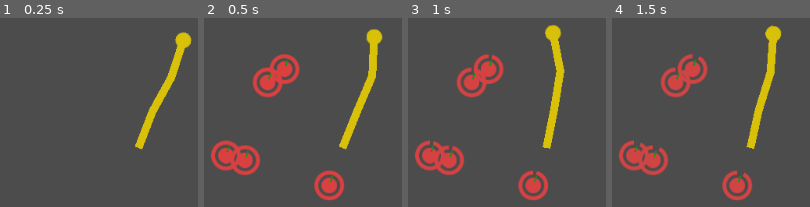
Above: before the commit, frames 1-4 (left to right).
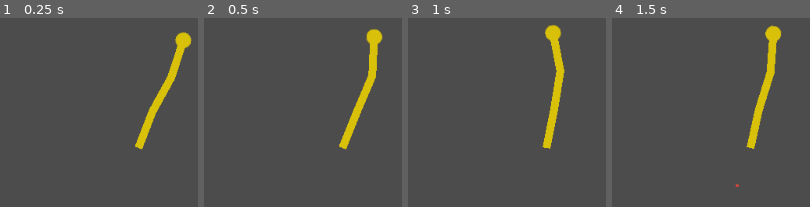
Above: after the commit, the same moments.

Repository: AnJ95/tectonicGiraffe
Game: Godot game, scene res://main/Main.tscn
Same seed, same stepped clock (60 frames per second), same inputs: the game is played once before the commit and once after it.
Inputs:
- Up to frame 1 (0.25 s): no input
- Up to frame 2 (0.5 s): no input
- Up to frame 3 (1 s): tap W (key_0) at 0.6 s
- Up to frame 4 (1.5 s): tap A (key_1) at 1.35 s

Frame 1 is identical in both runs. In frame 2, 7.6% of the frame differs, in the area x 3-71%, y 19-97%; in frame 3, 7.4%; in frame 4, 7.1%.

Commit message:
Made Fruits growing

Diff:
--- a/fruit/Fruit.gd
+++ b/fruit/Fruit.gd
@@ -4,7 +4,9 @@
 
 onready var modulator = $Modulator
 onready var progress = $Modulator/TextureProgress
+onready var animationPlayer = $AnimationPlayer
 
+var is_grown = false
 var is_collected = false
 
 var lifetime_max = 12.0
@@ -15,7 +17,21 @@
     progress.max_value = lifetime_max
     progress.step = lifetime_max / 100.0
 
+    $Modulator/circle.scale = Vector2(0,0)
+    $ColorRect.rect_scale = Vector2(0,0)
+
+    animationPlayer.connect("animation_finished", self, "done_growing")
+    animationPlayer.play("grow")
+    progress.hide()
+
+func done_growing():
+    progress.show()
+    is_grown = true
+
 func _process(delta):
+    if !is_grown:
+        return
+
     lifetime += delta
 
     progress.value = lifetime_max - lifetime
--- a/fruit/Fruit.tscn
+++ b/fruit/Fruit.tscn
@@ -9,6 +9,50 @@
 colors = PoolColorArray( 0.862745, 0.254902, 0.254902, 1, 0.601562, 0.337072, 0.337072, 1, 0.164062, 0.0756147, 0.0110717, 1 )
 
 [sub_resource type="CircleShape2D" id=1]
+
+[sub_resource type="Animation" id=3]
+resource_name = "grow"
+length = 2.0
+tracks/0/type = "bezier"
+tracks/0/path = NodePath("Modulator/circle:scale:x")
+tracks/0/interp = 1
+tracks/0/loop_wrap = true
+tracks/0/imported = false
+tracks/0/enabled = true
+tracks/0/keys = {
+"points": PoolRealArray( 0, -0.25, 0, 0.25, 0, 1, -0.25, 0, 0.25, 0 ),
+"times": PoolRealArray( 0, 2 )
+}
+tracks/1/type = "bezier"
+tracks/1/path = NodePath("Modulator/circle:scale:y")
+tracks/1/interp = 1
+tracks/1/loop_wrap = true
+tracks/1/imported = false
+tracks/1/enabled = true
+tracks/1/keys = {
+"points": PoolRealArray( 0, -0.25, 0, 0.25, 0, 1, -0.25, 0, 0.25, 0 ),
+"times": PoolRealArray( 0, 2 )
+}
+tracks/2/type = "bezier"
+tracks/2/path = NodePath("ColorRect:rect_scale:x")
+tracks/2/interp = 1
+tracks/2/loop_wrap = true
+tracks/2/imported = false
+tracks/2/enabled = true
+tracks/2/keys = {
+"points": PoolRealArray( 0, -0.25, 0, 0.25, 0, 1, -0.25, 0, 0.25, 0 ),
+"times": PoolRealArray( 0, 2 )
+}
+tracks/3/type = "bezier"
+tracks/3/path = NodePath("ColorRect:rect_scale:y")
+tracks/3/interp = 1
+tracks/3/loop_wrap = true
+tracks/3/imported = false
+tracks/3/enabled = true
+tracks/3/keys = {
+"points": PoolRealArray( 0, -0.25, 0, 0.25, 0, 1, -0.25, 0, 0.25, 0 ),
+"times": PoolRealArray( 0, 2 )
+}
 
 [node name="Fruit" type="Node2D" groups=[
 "Fruit",
@@ -21,6 +65,7 @@
 position = Vector2( -20, -20 )
 
 [node name="TextureProgress" type="TextureProgress" parent="Modulator"]
+modulate = Color( 1, 1, 1, 0.541176 )
 margin_right = 40.0
 margin_bottom = 40.0
 value = 90.0
@@ -35,11 +80,12 @@
 texture = ExtResource( 2 )
 
 [node name="ColorRect" type="ColorRect" parent="."]
-margin_left = 3.0
-margin_top = -12.0
-margin_right = 5.0
-margin_bottom = -4.0
+margin_left = -1.5
+margin_top = -14.0
+margin_right = 0.5
+margin_bottom = -6.0
 rect_rotation = 19.6
+rect_pivot_offset = Vector2( 1.5, 14 )
 color = Color( 0.105882, 0.568627, 0.0901961, 1 )
 __meta__ = {
 "_edit_use_anchors_": false
@@ -51,3 +97,6 @@
 [node name="CollisionShape2D" type="CollisionShape2D" parent="Area2D"]
 scale = Vector2( 1.5, 1.5 )
 shape = SubResource( 1 )
+
+[node name="AnimationPlayer" type="AnimationPlayer" parent="."]
+anims/grow = SubResource( 3 )
--- a/main/Main.gd
+++ b/main/Main.gd
@@ -12,9 +12,13 @@
 func _on_fruit_collected(_fruit):
     call_deferred("spawn_fruit")
 
+var spawns_left = 5
 func _on_Timer_timeout():
-    for i in range(5):
-        spawn_fruit()
+    if spawns_left == 0:
+        $Timer.stop()
+        return
+    spawn_fruit()
+    spawns_left -= 1
 
 func spawn_fruit():
     var fruit = Fruit.instance()
--- a/main/Main.tscn
+++ b/main/Main.tscn
@@ -9,7 +9,5 @@
 [node name="Giraffe" parent="." instance=ExtResource( 2 )]
 
 [node name="Timer" type="Timer" parent="."]
-wait_time = 0.5
-one_shot = true
 autostart = true
 [connection signal="timeout" from="Timer" to="." method="_on_Timer_timeout"]
Not shown: 1 places in fruit/Fruit.tscn that only renumber resources
